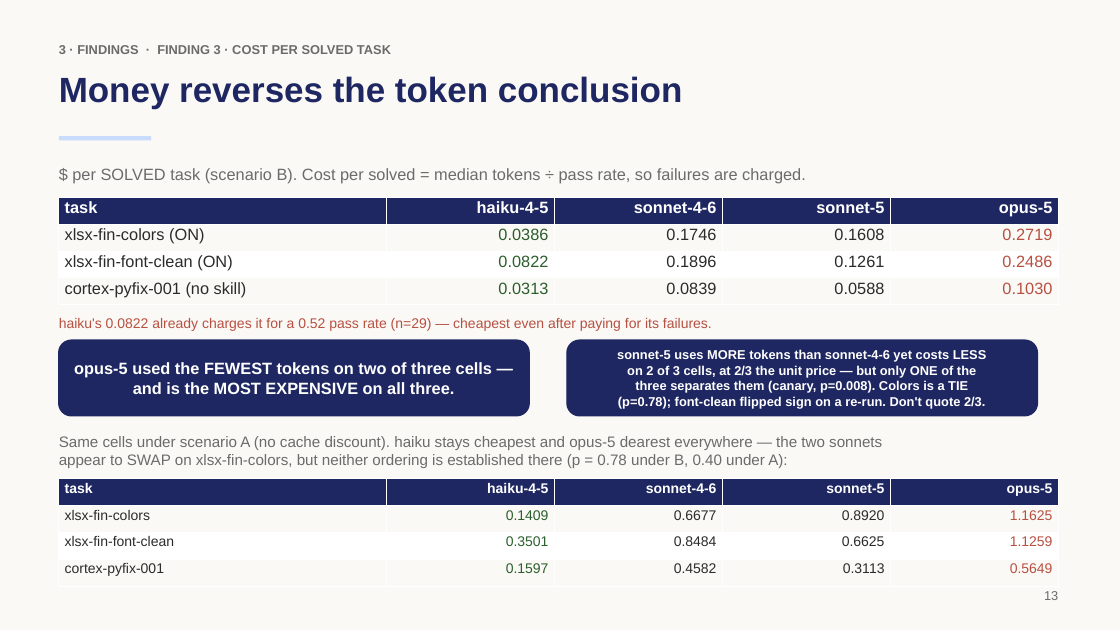
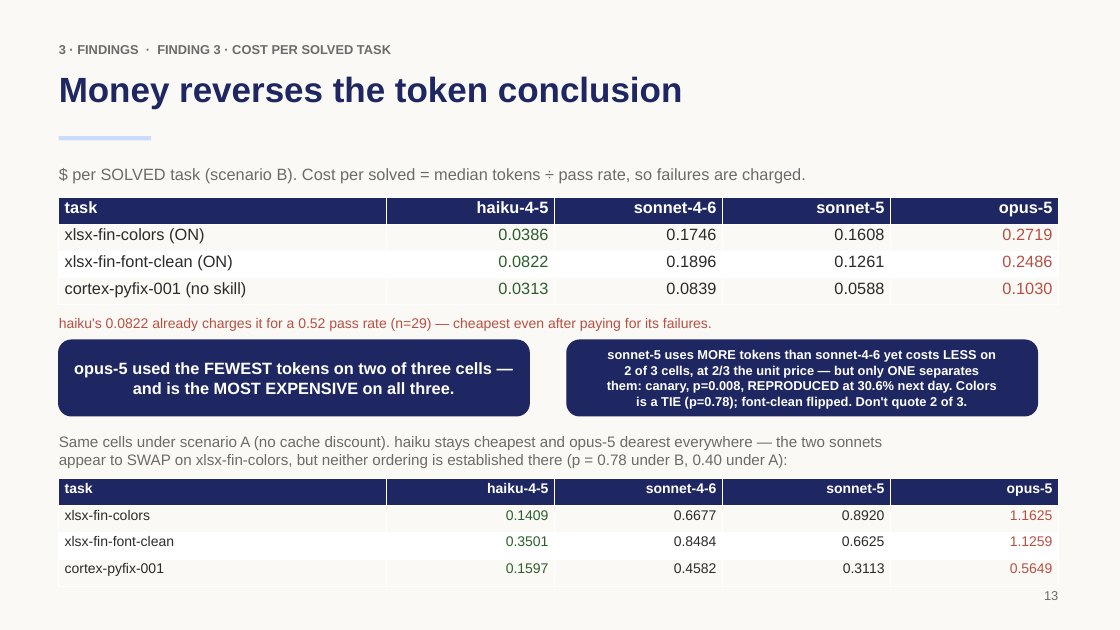
Before and after one commit to rossoctl/autobench-claudecode, a slide deck: slide 13 of results/autobench-claudecode-summary.pptx. Drawn at 1120x630 pixels with LibreOffice and Linux fonts; fonts in the diff are those of the drawing. Boxes give left, top, right and bottom in pixels: in the first picture for what was removed or moved away, otherwise in the second. Text is boxed around its words. In the diff, an @@ line names an element or a change of style, - is before the commit and + after.

```diff
--- a/results/autobench-claudecode-summary.pptx
+++ b/results/autobench-claudecode-summary.pptx
@@ text in rounded rectangle at (607,349,997,409): text changed @@
-sonnet-5 uses MORE tokens than sonnet-4-6 yet costs LESS
-on 2 of 3 cells, at 2/3 the unit price — but only ONE of the
-three separates them (canary, p=0.008). Colors is a TIE
-(p=0.78); font-clean flipped sign on a re-run. Don't quote 2/3.
+sonnet-5 uses MORE tokens than sonnet-4-6 yet costs LESS on
+2 of 3 cells, at 2/3 the unit price — but only ONE separates
+them: canary, p=0.008, REPRODUCED at 30.6% next day. Colors
+is a TIE (p=0.78); font-clean flipped. Don't quote 2 of 3.
```
Also in this commit, not shown: 3 other slides changed, 6 other files.
